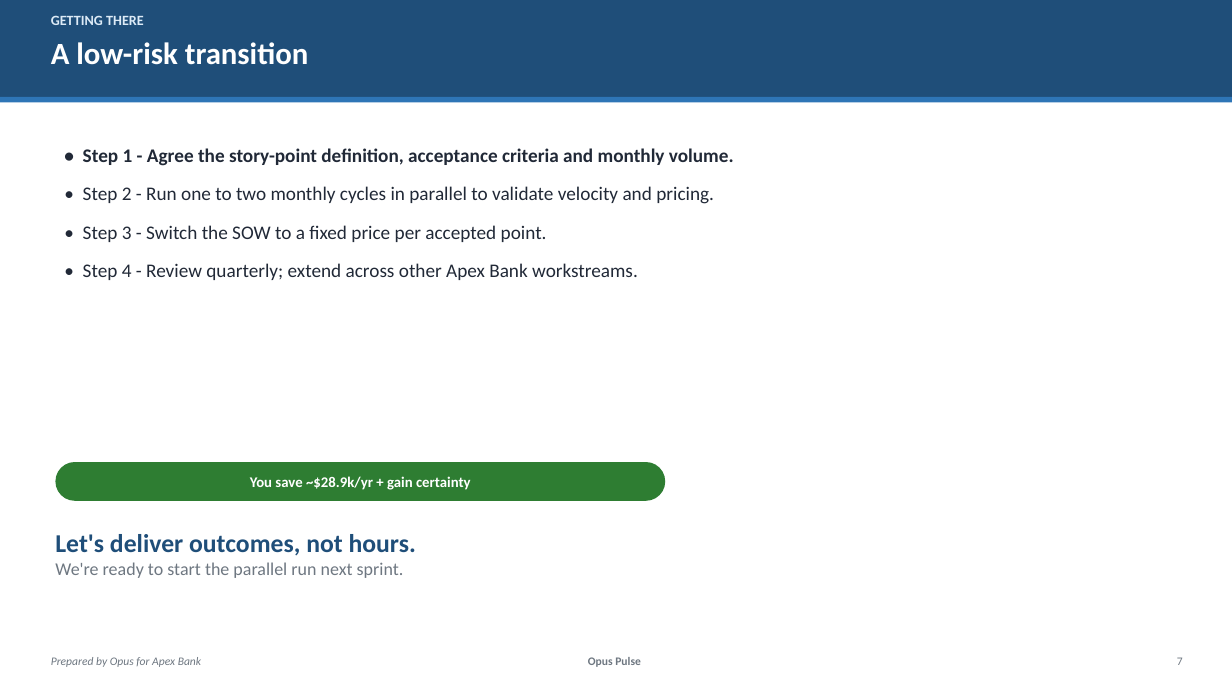
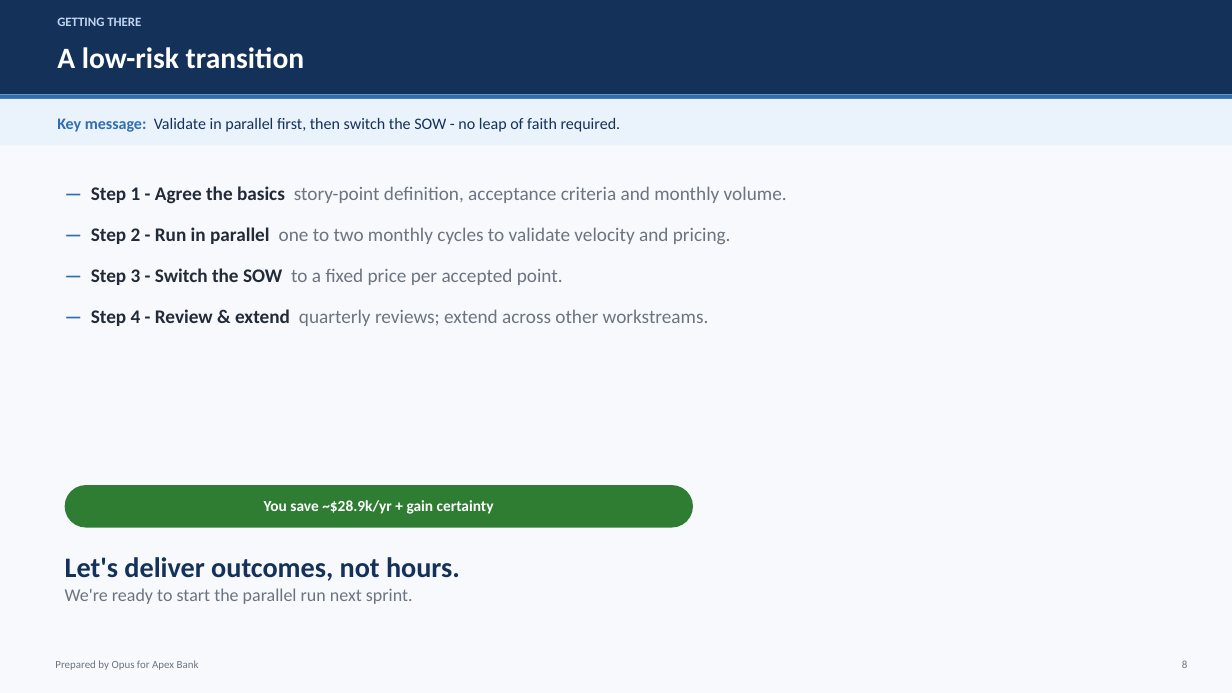
Before and after one commit to nileshpardeshi/opus-pulse, a slide deck: slide 9 of Opus_Pulse_Client_Proposal.pptx (slide 8 before the commit). Drawn at 1232x693 pixels with LibreOffice and Linux fonts; fonts in the diff are those of the drawing. Boxes give left, top, right and bottom in pixels: in the first picture for what was removed or moved away, otherwise in the second. Text is boxed around its words. In the diff, an @@ line names an element or a change of style, - is before the commit and + after.

```diff
--- a/Opus_Pulse_Client_Proposal.pptx
+++ b/Opus_Pulse_Client_Proposal.pptx
@@ rectangle at (0, 0, 1232, 94): fill #1F4E79 to #14315A @@
@@ rectangle added at (0, 0, 1232, 693), fill #F7F9FC @@
@@ text "GETTING THERE" at (57, 17, 141, 26): size 11 to 10 pt, text colour #DDEBF7 to #BFD6EF @@
@@ text "A low-risk transition" at (57, 47, 304, 69): size 24 to 23 pt @@
@@ rectangle: place and size @@
-rectangle at (0, 97, 1232, 103)
+rectangle at (0, 94, 1232, 99)
@@ rectangle at (0, 94, 1232, 99): fill #2E75B6 to #2F6FB0 @@
@@ rectangle added at (0, 99, 1232, 145), fill #EAF2FB @@
@@ text added at (57, 118, 621, 132), 12.5 pt, text #14315A @@
+Key message: Validate in parallel first, then switch the SOW - no leap of faith required.
@@ text at (91, 186, 787, 326): text changed; text colour #212937 to #6B7480 @@
-• Step 1 - Agree the story-point definition, acceptance criteria and monthly volume.
-• Step 2 - Run one to two monthly cycles in parallel to validate velocity and pricing.
-• Step 3 - Switch the SOW to a fixed price per accepted point.
-• Step 4 - Review quarterly; extend across other Apex Bank workstreams.
+— Step 1 - Agree the basics story-point definition, acceptance criteria and monthly volume.
+— Step 2 - Run in parallel one to two monthly cycles to validate velocity and pricing.
+— Step 3 - Switch the SOW to a fixed price per accepted point.
+— Step 4 - Review & extend quarterly reviews; extend across other workstreams.
@@ text "You save ~$28.9k/yr + gain ...": place and size @@
-text "You save ~$28.9k/yr + gain ..." at (250, 476, 471, 490)
+text "You save ~$28.9k/yr + gain ..." at (264, 500, 494, 514)
@@ text "You save ~$28.9k/yr + gain ..." at (264, 500, 494, 514): size 11.5 to 12 pt @@
@@ rounded rectangle: place and size @@
-rounded rectangle at (55, 462, 665, 501)
+rounded rectangle at (65, 485, 693, 528)
@@ text "Let's deliver outcomes, not hours.": place and size @@
-text "Let's deliver outcomes, not hours." at (55, 534, 416, 578)
+text "Let's deliver outcomes, not hours." at (65, 557, 460, 604)
@@ text "Let's deliver outcomes, not hours." at (65, 557, 460, 604): size 20 to 22 pt, text colour #1F4E79 to #14315A in "Let's deliver outcomes, not hours."; text colour #6E7781 to #6B7480 in "We're ready to start the parallel run ..." @@
@@ text "Prepared by Opus for Apex ..." at (55, 660, 199, 670): size 9 to 8.5 pt, text colour #6E7781 to #6B7480, italic off @@
@@ text removed at (588, 657, 641, 667) @@
-Opus Pulse
@@ text removed at (1177, 657, 1183, 665) @@
-7
@@ text added at (1182, 660, 1188, 668), 8.5 pt, text #6B7480 @@
+8
```
Also in this commit, not shown: 6 other slides changed, 2 slides added, 1 slide removed, 9 other files.
